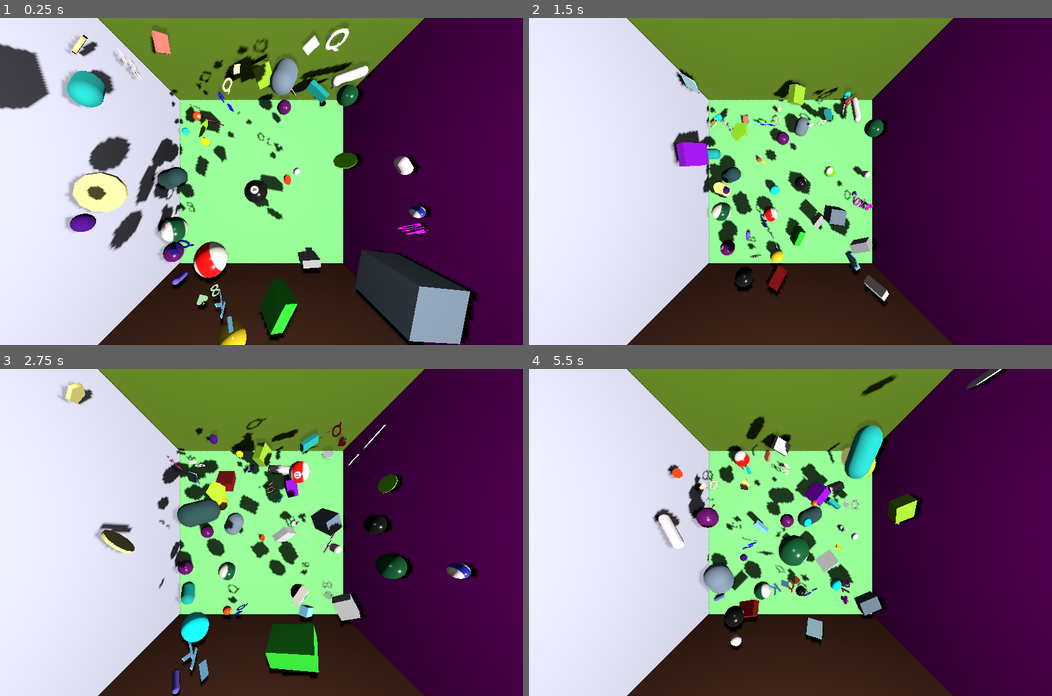
Above: before the commit, frames 1-4 (two rows, left to right).
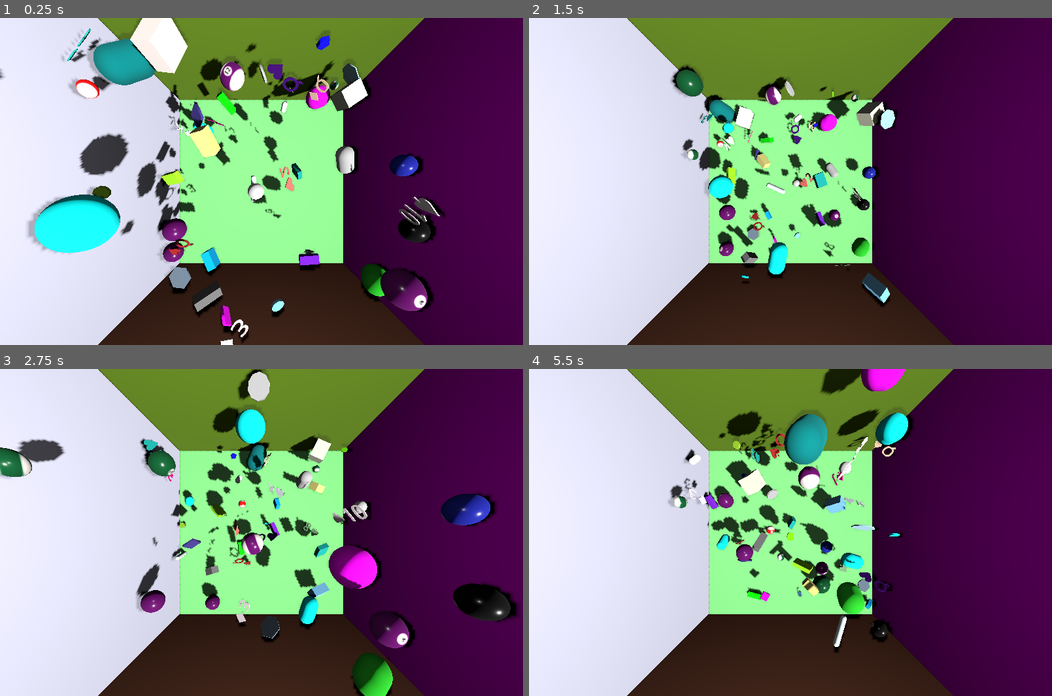
Above: after the commit, the same moments.

Repository: kasworld/gd4bounce
Game: Godot game, scene res://main.tscn
Same seed, same stepped clock (60 frames per second), same inputs: the game is played once before the commit and once after it.
Inputs (mouse positions are in pixels of both pictures, inside the frame that each line leads up to):
- Up to frame 1 (0.25 s): no input
- Up to frame 2 (1.5 s): tap Enter at 0.5 s; move the mouse to (905, 165) at 0.52 s; click (905, 165) at 0.67 s; move the mouse to (685, 197) at 1.27 s; click (685, 197) at 1.42 s
- Up to frame 3 (2.75 s): move the mouse to (313, 460) at 2.02 s; click (313, 460) at 2.17 s
- Up to frame 4 (5.5 s): move the mouse to (764, 597) at 2.77 s; click (764, 597) at 2.92 s; move the mouse to (947, 581) at 3.52 s; click (947, 581) at 3.67 s; move the mouse to (633, 483) at 4.27 s; click (633, 483) at 4.42 s; move the mouse to (816, 532) at 5.02 s; click (816, 532) at 5.17 s

The runs differ from the first frame. In frame 1, 25% of the frame differs, in the area x 0-92%, y 0-100%; in frame 2, 9.9%; in frame 3, 21%; in frame 4, 16%.

Commit message:
update texture

Diff:
--- a/BallTexture/ball1.tres
+++ b/BallTexture/ball1.tres
@@ -5,3 +5,4 @@
 [resource]
 resource_local_to_scene = true
 albedo_texture = ExtResource("1_4f816")
+clearcoat_enabled = true
--- a/BallTexture/ball10.tres
+++ b/BallTexture/ball10.tres
@@ -5,3 +5,4 @@
 [resource]
 resource_local_to_scene = true
 albedo_texture = ExtResource("1_bbce5")
+clearcoat_enabled = true
--- a/BallTexture/ball11.tres
+++ b/BallTexture/ball11.tres
@@ -5,3 +5,4 @@
 [resource]
 resource_local_to_scene = true
 albedo_texture = ExtResource("1_5prxw")
+clearcoat_enabled = true
--- a/BallTexture/ball12.tres
+++ b/BallTexture/ball12.tres
@@ -5,3 +5,4 @@
 [resource]
 resource_local_to_scene = true
 albedo_texture = ExtResource("1_leoi0")
+clearcoat_enabled = true
--- a/BallTexture/ball13.tres
+++ b/BallTexture/ball13.tres
@@ -5,3 +5,4 @@
 [resource]
 resource_local_to_scene = true
 albedo_texture = ExtResource("1_dw3tm")
+clearcoat_enabled = true
--- a/BallTexture/ball14.tres
+++ b/BallTexture/ball14.tres
@@ -5,3 +5,4 @@
 [resource]
 resource_local_to_scene = true
 albedo_texture = ExtResource("1_boq10")
+clearcoat_enabled = true
--- a/BallTexture/ball15.tres
+++ b/BallTexture/ball15.tres
@@ -5,3 +5,4 @@
 [resource]
 resource_local_to_scene = true
 albedo_texture = ExtResource("1_mfuob")
+clearcoat_enabled = true
--- a/BallTexture/ball2.tres
+++ b/BallTexture/ball2.tres
@@ -5,3 +5,4 @@
 [resource]
 resource_local_to_scene = true
 albedo_texture = ExtResource("1_ylvix")
+clearcoat_enabled = true
--- a/BallTexture/ball3.tres
+++ b/BallTexture/ball3.tres
@@ -5,3 +5,4 @@
 [resource]
 resource_local_to_scene = true
 albedo_texture = ExtResource("1_iu8qo")
+clearcoat_enabled = true
--- a/BallTexture/ball4.tres
+++ b/BallTexture/ball4.tres
@@ -5,3 +5,4 @@
 [resource]
 resource_local_to_scene = true
 albedo_texture = ExtResource("1_vhfnp")
+clearcoat_enabled = true
--- a/BallTexture/ball5.tres
+++ b/BallTexture/ball5.tres
@@ -5,3 +5,4 @@
 [resource]
 resource_local_to_scene = true
 albedo_texture = ExtResource("1_ujdsg")
+clearcoat_enabled = true
--- a/BallTexture/ball6.tres
+++ b/BallTexture/ball6.tres
@@ -5,3 +5,4 @@
 [resource]
 resource_local_to_scene = true
 albedo_texture = ExtResource("1_4ml4k")
+clearcoat_enabled = true
--- a/BallTexture/ball7.tres
+++ b/BallTexture/ball7.tres
@@ -5,3 +5,4 @@
 [resource]
 resource_local_to_scene = true
 albedo_texture = ExtResource("1_xdwb7")
+clearcoat_enabled = true
--- a/BallTexture/ball8.tres
+++ b/BallTexture/ball8.tres
@@ -5,3 +5,4 @@
 [resource]
 resource_local_to_scene = true
 albedo_texture = ExtResource("1_jlhot")
+clearcoat_enabled = true
--- a/BallTexture/ball9.tres
+++ b/BallTexture/ball9.tres
@@ -5,3 +5,4 @@
 [resource]
 resource_local_to_scene = true
 albedo_texture = ExtResource("1_3ph7x")
+clearcoat_enabled = true
--- a/ball.gd
+++ b/ball.gd
@@ -22,7 +22,6 @@
 
 func set_material(mat :Material) -> Ball:
 	$MeshInstance3D.mesh.material = mat
-	$MeshInstance3D.mesh.material.clearcoat_enabled = true
 	return self
 
 func set_color(co :Color) -> Ball:
--- a/main.gd
+++ b/main.gd
@@ -3,37 +3,28 @@
 func _ready() -> void:
 	var deck = PlayingCard.make_deck_with_joker()
 	var n = 10
-
 	for i in n:
 		add_child(rand_pos_rot(
 			preload("res://ball.tscn").instantiate(
 			).set_material(Ball.tex_array.pick_random()
 			).set_radius(randf_range(0.2,1)
 		)))
-
-	for i in n:
 		add_child(rand_pos_rot(
 			preload("res://capsule.tscn").instantiate(
 			).set_color(NamedColorList.color_list.pick_random()[0]
 			).set_radius_height(	randf_range(0.2,1), randf_range(0.6,3)
 		)))
-
-	for i in n:
 		add_child(rand_pos_rot(
 			preload("res://coin.tscn").instantiate(
 			).init( i%8 +4
 			).set_color(NamedColorList.color_list.pick_random()[0]
 			).set_radius_height(randf_range(0.2,1), randf_range(0.04,0.2)
 		)))
-
-	for i in n:
 		add_child(rand_pos_rot(
 			preload("res://dice.tscn").instantiate(
 			).set_color(NamedColorList.color_list.pick_random()[0]
 			).set_size(Vector3( randf_range(0.4,2),randf_range(0.4,2),randf_range(0.4,2) )
 		)))
-
-	for i in n:
 		add_child(rand_pos_rot(
 			preload("res://char.tscn").instantiate(
 			).init(deck.pick_random()
